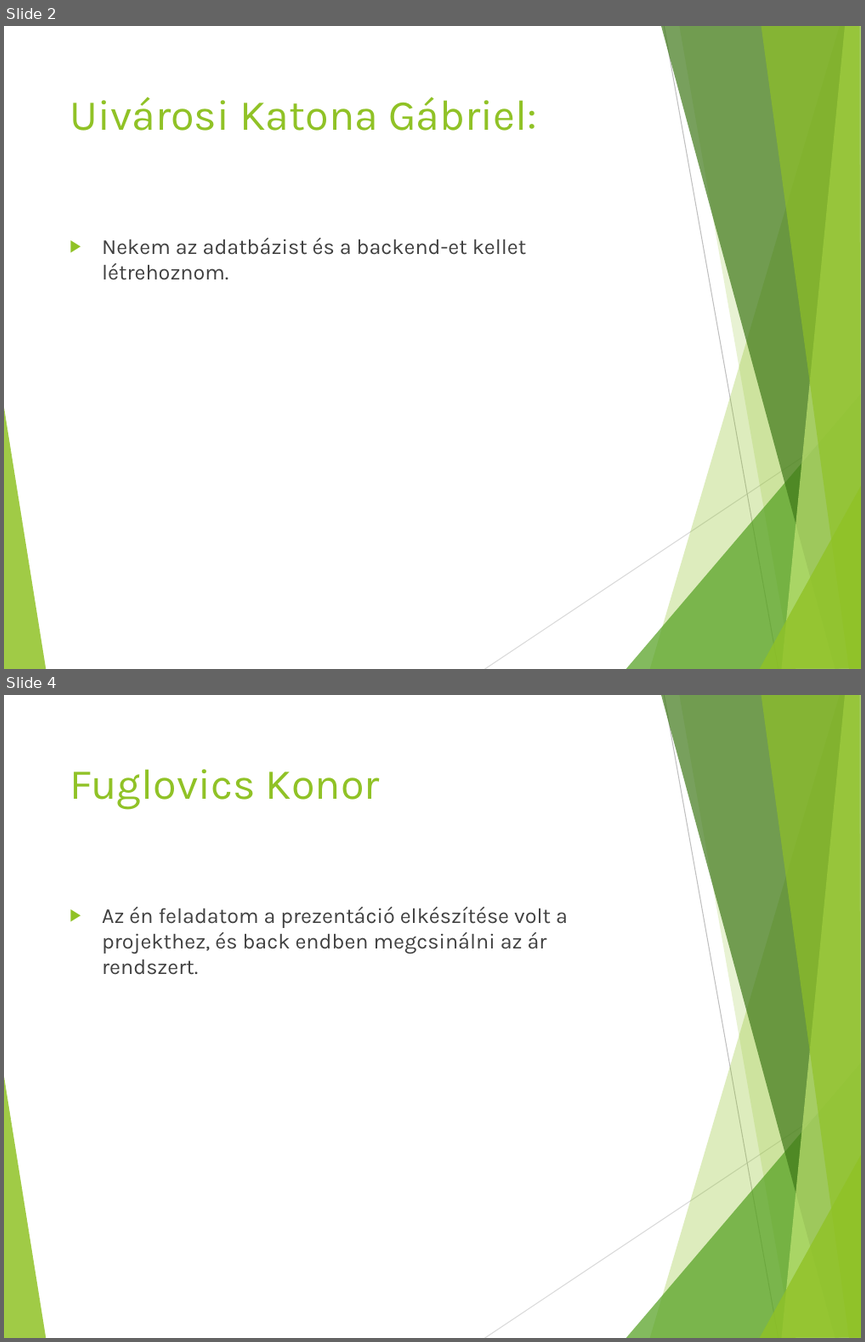
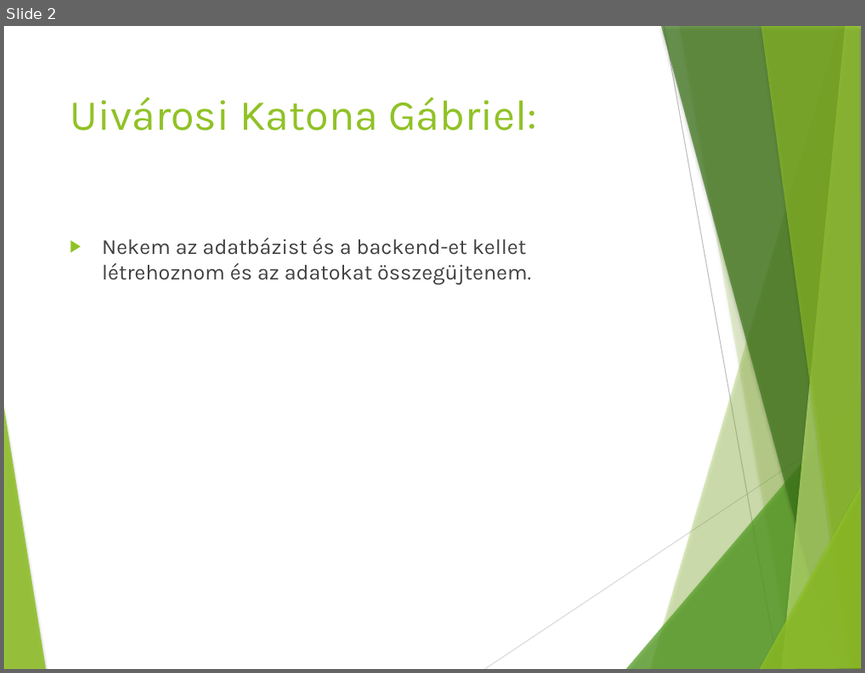
Before and after one commit to Gabi4555/Vizsga_Project, a slide deck: Dokumentációk/Szoftverfejlesztő- és tesztelő vizsgaremek.pptx. Shown one above the other, each under a label of ours: slides 2 and 4 before the commit, slide 2 after it; the slides between them are not shown. The pictures are 865x1342 and 865x673 pixels, drawn with LibreOffice and Linux fonts; fonts in the diff are those of the drawing. Boxes give left, top, right and bottom in pixels: in the first picture for what was removed or moved away, otherwise in the second. Text is boxed around its words. In the diff, an @@ line names an element or a change of style, - is before the commit and + after.

```diff
--- a/Dokumentációk/Szoftverfejlesztő- és tesztelő vizsgaremek.pptx
+++ b/Dokumentációk/Szoftverfejlesztő- és tesztelő vizsgaremek.pptx
@@ slide 4 removed at box(4, 695, 861, 1338), background #191919; not listed: 10 template elements that a slide beside it also shows @@
@@ title removed at box(69, 769, 380, 810) @@
-Fuglovics Konor
@@ text removed at box(102, 907, 568, 975) @@
-▶ Az én feladatom a prezentáció elkészítése volt a projekthez, és back endben megcsinálni az ár rendszert.
@@ slide 2 changed as well @@
@@ background #191919 to #FFFFFF @@
@@ line (664, 26) - (778, 669): stroke #131313 0.75 pt to #BFBFBF 0.75 pt @@
@@ text at box(102, 238, 531, 284): text changed; text colour #E8EBF1 to #404040 @@
-▶ Nekem az adatbázist és a backend-et kellet létrehoznom.
+▶ Nekem az adatbázist és a backend-et kellet létrehoznom és az adatokat összegüjtenem.
@@ line (484, 669) - (861, 418): stroke #151515 0.75 pt to #D9D9D9 0.75 pt @@
@@ shadow on in 7 elements at box(650, 26, 861, 669), box(679, 26, 861, 669), box(626, 393, 861, 669), box(661, 26, 861, 669), box(781, 26, 861, 669), box(760, 26, 861, 669), box(759, 484, 861, 669) @@
```
Also in this commit, not shown: 9 other slides changed, 1 other slide removed, 24 other files.
